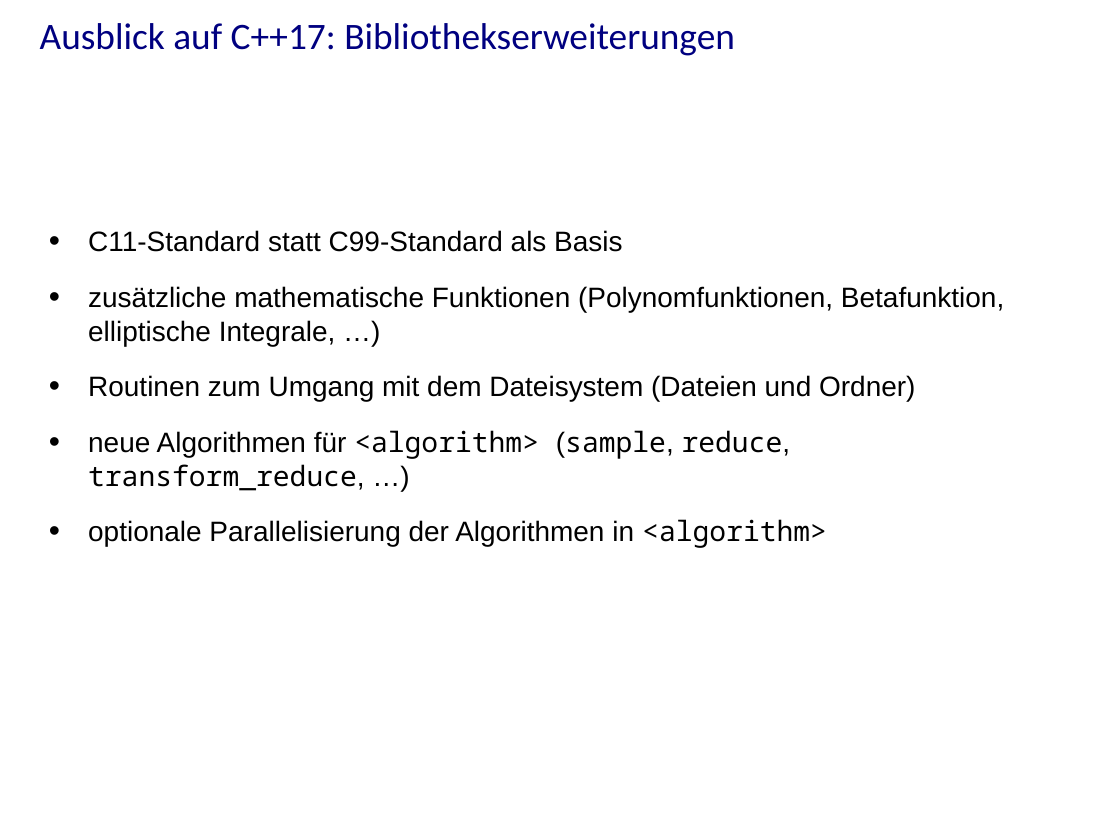
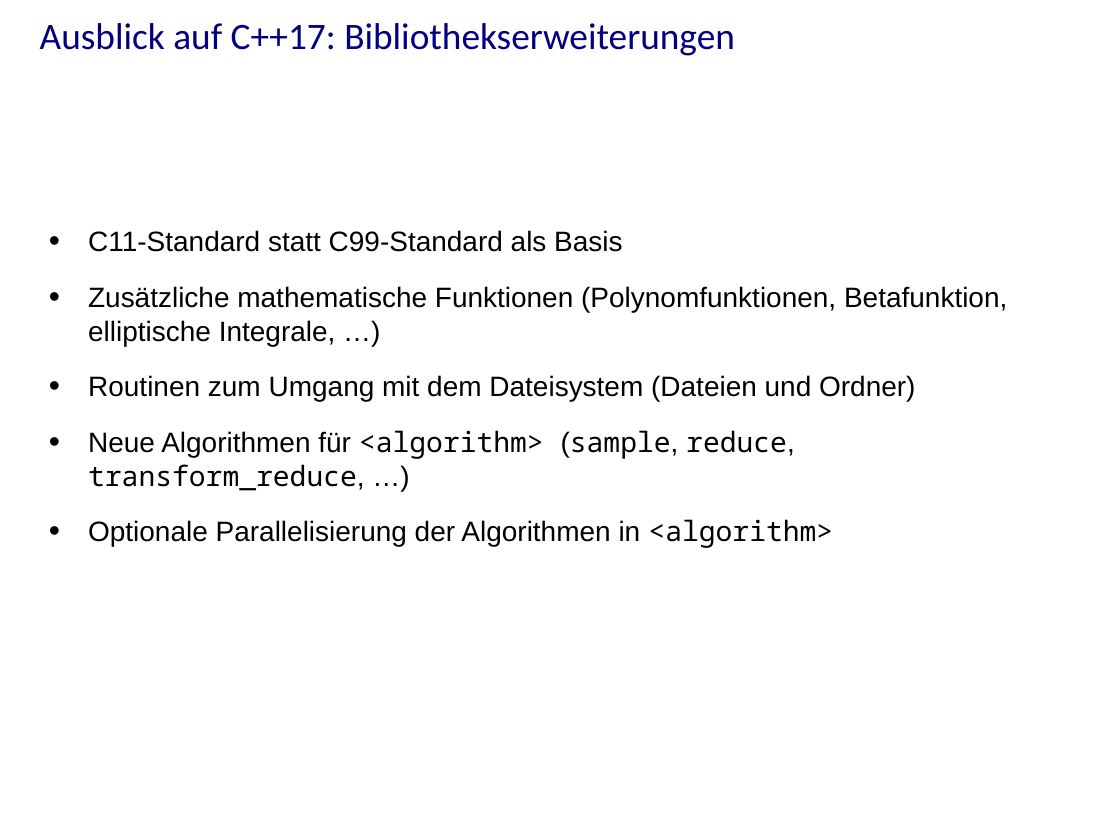
Before and after one commit to j-stephan/hs16, a slide deck: slide 47 of presentation/presentation.odp (slide 46 before the commit). Drawn at 1120x840 pixels with LibreOffice and Linux fonts; fonts in the diff are those of the drawing; background and template pictures are left out. Boxes give left, top, right and bottom in pixels: in the first picture for what was removed or moved away, otherwise in the second. Text is boxed around its words. In the diff, an @@ line names an element or a change of style, - is before the commit and + after.

```diff
--- a/presentation/presentation.odp
+++ b/presentation/presentation.odp
@@ text at box(88, 286, 1007, 346): text changed @@
-• zusätzliche mathematische Funktionen (Polynomfunktionen, Betafunktion, elliptische Integrale, …)
+• Zusätzliche mathematische Funktionen (Polynomfunktionen, Betafunktion, elliptische Integrale, …)
@@ text at box(88, 430, 833, 548): text changed @@
-• neue Algorithmen für <algorithm> (sample, reduce, transform_reduce, …)
-• optionale Parallelisierung der Algorithmen in <algorithm>
+• Neue Algorithmen für <algorithm> (sample, reduce, transform_reduce, …)
+• Optionale Parallelisierung der Algorithmen in <algorithm>
```
Also in this commit, not shown: 21 other slides changed, 1 slide added, 3 other files.
